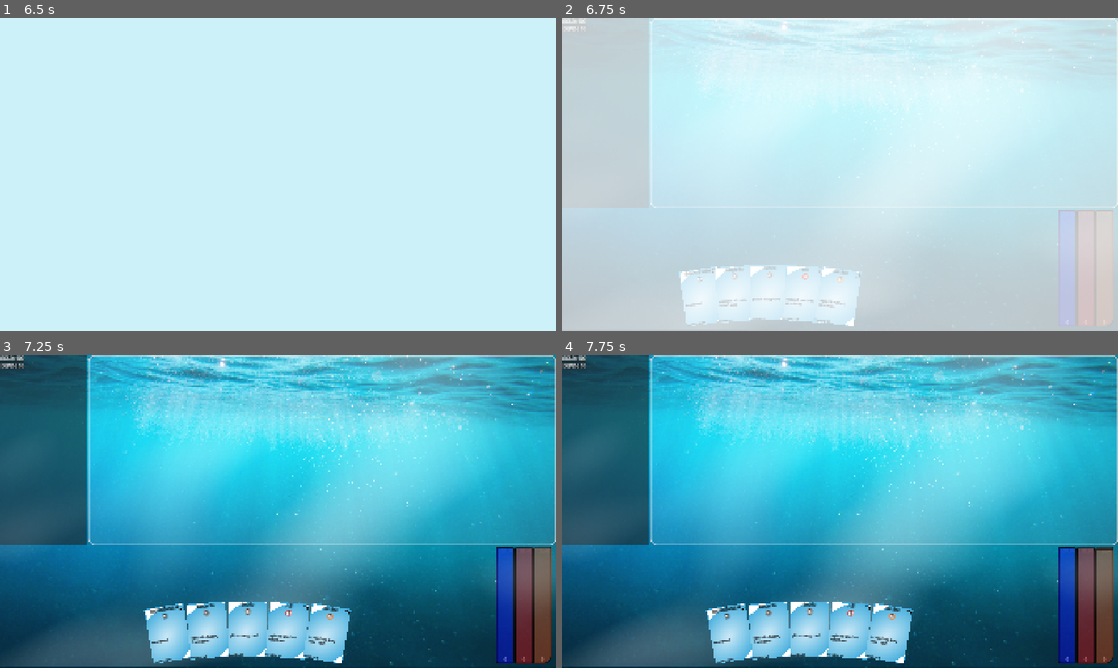
Above: before the commit, frames 1-4 (two rows, left to right).
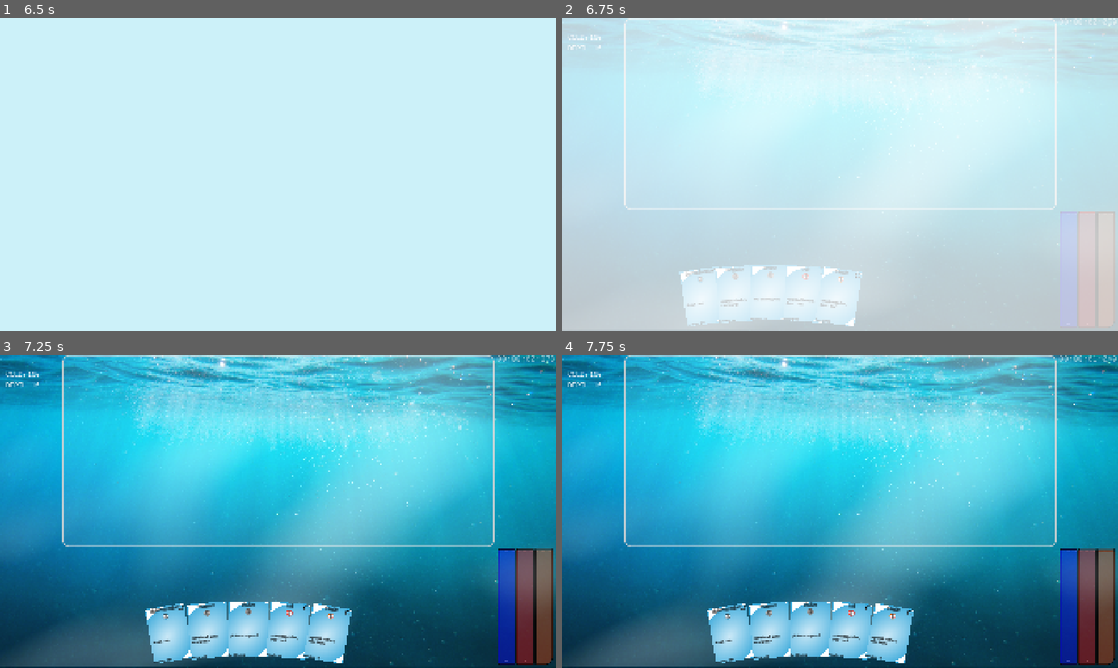
Above: after the commit, the same moments.

Repository: rosswolf/Tourbillon
Game: Godot game, scene res://src/scenes/main_menu.tscn
Same seed, same stepped clock (60 frames per second), same inputs: the game is played once before the commit and once after it. Sound files missing from this copy of the repository are replaced by a short silence.
Inputs (mouse positions are in pixels of both pictures, inside the frame that each line leads up to; where the layout moved, square brackets give the same spot in the first picture):
- Up to frame 1 (6.5 s): click "Play" at 0.5 s; move the mouse to (400, 158) at 1.27 s; click (400, 158) at 1.42 s; tap Enter at 2, 3.5, 5 s; drag from (166, 190) to (250, 237) at 2.02 s; tap Space at 2.75, 4.25, 5.75 s; move the mouse to (333, 105) at 2.77 s; click (333, 105) at 2.92 s; drag from (250, 237) to (111, 127) at 3.52 s; move the mouse to (444, 221) at 4.27 s; click (444, 221) at 4.42 s; drag from (111, 127) to (194, 96) at 5.02 s; move the mouse to (305, 174) at 5.77 s; click (305, 174) at 5.92 s
- Up to frame 2 (6.75 s): drag from (756, 96) to (728, 190) at 6.52 s
- Up to frame 3 (7.25 s): no input
- Up to frame 4 (7.75 s): click (639, 373) [667, 373] at 7.25 s

Frame 1 is identical in both runs. In frame 2, 8.1% of the frame differs, in the area x 0-100%, y 0-99%; in frame 3, 13%; in frame 4, 13%, in the area x 0-100%, y 0-100%.

Commit message:
global timer, monspace font

Diff:
--- a/elastic-app/app/project.godot
+++ b/elastic-app/app/project.godot
@@ -10,7 +10,7 @@
 
 [application]
 
-config/name="EngineSurvival"
+config/name="Elastic"
 run/main_scene="uid://df7u4tefo5lc3"
 config/features=PackedStringArray("4.4", "Mobile")
 config/icon="res://icon.svg"
--- a/elastic-app/app/src/scenes/game.gd
+++ b/elastic-app/app/src/scenes/game.gd
@@ -32,6 +32,7 @@
 	UiController.meters = meters
 
 	GlobalSignals.signal_ui_started_game()
+	%GlobalTimer.start()
 
 
 func __on_audio_finished():
@@ -40,7 +41,7 @@
 
 # Called every frame. 'delta' is the elapsed time since the previous frame.
 func _process(delta: float) -> void:
-	pass
+	%GlobalTimeLabel.text = format_elapsed_time_hex(%GlobalTimer)
 
 func __end_turn() -> void:
 	GlobalGameManager.end_turn()
@@ -80,6 +81,30 @@
 	else:
 		return 0.0
 
+func format_elapsed_time(timer: Timer) -> String:
+	var elapsed = timer.wait_time - timer.time_left
+	return format_time_string(elapsed)
+
+func format_time_string(time_seconds: float) -> String:
+	var hours = int(time_seconds) / 3600
+	var minutes = (int(time_seconds) % 3600) / 60
+	var seconds = int(time_seconds) % 60
+	var milliseconds = int((time_seconds - int(time_seconds)) * 1000)
+
+	return "%02d:%02d:%02d:%03d" % [hours, minutes, seconds, milliseconds]
+
+func format_elapsed_time_hex(timer: Timer) -> String:
+	var elapsed = timer.wait_time - timer.time_left
+	return format_time_string_hex(elapsed)
+
+func format_time_string_hex(time_seconds: float) -> String:
+	var hours = int(time_seconds) / 3600
+	var minutes = (int(time_seconds) % 3600) / 60
+	var seconds = int(time_seconds) % 60
+	var milliseconds = int((time_seconds - int(time_seconds)) * 1000)
+
+	return "%02X:%02X:%02X:%03X" % [hours, minutes, seconds, milliseconds]
+
 func __on_relic_removed(relic_instance_id: String) -> void:
 	#TODO: slow implementation, if needed make a scene for containing the relics
 	var children: Array[Node] = %RelicGridContainer.get_children()
--- a/elastic-app/app/src/scenes/game.tscn
+++ b/elastic-app/app/src/scenes/game.tscn
@@ -6,12 +6,17 @@
 [ext_resource type="PackedScene" uid="uid://dx62gxy64qd47" path="res://src/scenes/ui/hud/menu_bar.tscn" id="3_bd8mh"]
 [ext_resource type="PackedScene" uid="uid://dbu6a2pg1iju5" path="res://src/scenes/ui/hand/HandContainer.tscn" id="3_yufto"]
 [ext_resource type="PackedScene" uid="uid://3yoqe2hx1j1g" path="res://src/scenes/ui/battleground/ui_battleground.tscn" id="4_5dxuo"]
+[ext_resource type="FontFile" uid="uid://b73jymev43fu5" path="res://ofl_font_assets/BrassMonoRegular-d9WLg.ttf" id="5_bd8mh"]
 [ext_resource type="PackedScene" uid="uid://cupye5bbn2jch" path="res://src/scenes/ui/resources/air_meter.tscn" id="8_bd8mh"]
 [ext_resource type="Shader" uid="uid://dktsayggtgauf" path="res://src/scenes/water_effect.gdshader" id="9_h2mn8"]
 [ext_resource type="PackedScene" uid="uid://cka5aovpfoi80" path="res://src/scenes/ui/click_and_drag/click_and_drag.tscn" id="10_6e0h8"]
 [ext_resource type="PackedScene" uid="uid://dckcqckqo0abj" path="res://src/scenes/ui/hud/HUD.tscn" id="10_bd8mh"]
 
 [sub_resource type="StyleBoxEmpty" id="StyleBoxEmpty_gh3at"]
+
+[sub_resource type="StyleBoxEmpty" id="StyleBoxEmpty_6e0h8"]
+
+[sub_resource type="StyleBoxEmpty" id="StyleBoxEmpty_bd8mh"]
 
 [sub_resource type="StyleBoxEmpty" id="StyleBoxEmpty_flib5"]
 
@@ -72,14 +77,30 @@
 layout_mode = 2
 
 [node name="ResourcesContainer" type="PanelContainer" parent="Background/MainVBoxContainer/PanelContainer/TopHBoxContainer"]
-custom_minimum_size = Vector2(300, 0)
-layout_mode = 2
+custom_minimum_size = Vector2(210, 0)
+layout_mode = 2
+theme_override_styles/panel = SubResource("StyleBoxEmpty_6e0h8")
 
 [node name="RevealedResourcesPanel" parent="Background/MainVBoxContainer/PanelContainer/TopHBoxContainer/ResourcesContainer" instance=ExtResource("3_6e0h8")]
 layout_mode = 2
 
 [node name="UiBattleground" parent="Background/MainVBoxContainer/PanelContainer/TopHBoxContainer" instance=ExtResource("4_5dxuo")]
 layout_mode = 2
+
+[node name="PanelContainer" type="PanelContainer" parent="Background/MainVBoxContainer/PanelContainer/TopHBoxContainer"]
+custom_minimum_size = Vector2(210, 0)
+layout_mode = 2
+theme_override_styles/panel = SubResource("StyleBoxEmpty_bd8mh")
+
+[node name="GlobalTimeLabel" type="Label" parent="Background/MainVBoxContainer/PanelContainer/TopHBoxContainer/PanelContainer"]
+unique_name_in_owner = true
+layout_mode = 2
+size_flags_vertical = 0
+theme_override_colors/font_color = Color(1, 1, 1, 0.537255)
+theme_override_fonts/font = ExtResource("5_bd8mh")
+theme_override_font_sizes/font_size = 30
+text = "00:00:00:000"
+horizontal_alignment = 1
 
 [node name="MenuBar" parent="Background/MainVBoxContainer" instance=ExtResource("3_bd8mh")]
 visible = false
@@ -127,7 +148,7 @@
 [node name="MarginContainer" type="MarginContainer" parent="Background/MainVBoxContainer/BotHBoxContainer"]
 layout_mode = 2
 theme_override_constants/margin_right = 0
-theme_override_constants/margin_bottom = 20
+theme_override_constants/margin_bottom = 15
 
 [node name="PanelContainer" type="PanelContainer" parent="Background/MainVBoxContainer/BotHBoxContainer/MarginContainer"]
 layout_mode = 2
@@ -142,7 +163,7 @@
 
 [node name="MarginContainer2" type="MarginContainer" parent="Background/MainVBoxContainer/BotHBoxContainer"]
 layout_mode = 2
-theme_override_constants/margin_bottom = 20
+theme_override_constants/margin_bottom = 15
 
 [node name="PanelContainer" type="PanelContainer" parent="Background/MainVBoxContainer/BotHBoxContainer/MarginContainer2"]
 layout_mode = 2
@@ -157,8 +178,8 @@
 
 [node name="MarginContainer3" type="MarginContainer" parent="Background/MainVBoxContainer/BotHBoxContainer"]
 layout_mode = 2
-theme_override_constants/margin_right = 20
-theme_override_constants/margin_bottom = 20
+theme_override_constants/margin_right = 15
+theme_override_constants/margin_bottom = 15
 
 [node name="PanelContainer" type="PanelContainer" parent="Background/MainVBoxContainer/BotHBoxContainer/MarginContainer3"]
 layout_mode = 2
@@ -192,3 +213,8 @@
 [node name="AudioStreamPlayer" type="AudioStreamPlayer" parent="."]
 unique_name_in_owner = true
 volume_db = -8.117
+
+[node name="GlobalTimer" type="Timer" parent="."]
+unique_name_in_owner = true
+wait_time = 1e+13
+autostart = true
--- a/elastic-app/app/src/scenes/ui/resources/air_meter.gd
+++ b/elastic-app/app/src/scenes/ui/resources/air_meter.gd
@@ -174,7 +174,7 @@
 	var minute: int = time_left / 60
 	var second: int = fmod(time_left, 60)
 	var centisecond: int = int(fmod(time_left, 1.0) * 100)
-	return str(minute) + ":" + "%02d" % second + "." + "%02d" % centisecond
+	return str(minute) + ":" + "%02X" % second + "." + "%02X" % centisecond
 
 func get_whole_remaining_units():
 	return int(floor(current_energy))
--- a/elastic-app/app/src/scenes/ui/resources/air_meter.tscn
+++ b/elastic-app/app/src/scenes/ui/resources/air_meter.tscn
@@ -1,6 +1,7 @@
-[gd_scene load_steps=9 format=3 uid="uid://cupye5bbn2jch"]
+[gd_scene load_steps=10 format=3 uid="uid://cupye5bbn2jch"]
 
 [ext_resource type="Script" uid="uid://degkdcgeu02n5" path="res://src/scenes/ui/resources/air_meter.gd" id="1_lohet"]
+[ext_resource type="FontFile" uid="uid://b73jymev43fu5" path="res://ofl_font_assets/BrassMonoRegular-d9WLg.ttf" id="2_jh6ji"]
 
 [sub_resource type="StyleBoxEmpty" id="StyleBoxEmpty_svue2"]
 
@@ -71,8 +72,9 @@
 [node name="Label" type="Label" parent="PanelContainer/HBoxContainer/VBoxContainer/PanelContainer/VBoxContainer/MarginContainer"]
 layout_mode = 2
 size_flags_vertical = 8
-theme_override_colors/font_color = Color(1, 1, 1, 0.172549)
-theme_override_font_sizes/font_size = 15
+theme_override_colors/font_color = Color(1, 1, 1, 0.4)
+theme_override_fonts/font = ExtResource("2_jh6ji")
+theme_override_font_sizes/font_size = 14
 text = "1:32.84"
 horizontal_alignment = 1
 
@@ -101,6 +103,7 @@
 
 [node name="UnitsDisplay" type="Label" parent="PanelContainer/HBoxContainer/VBoxContainer/PanelContainer/VBoxContainer/MarginContainer2"]
 layout_mode = 2
+theme_override_fonts/font = ExtResource("2_jh6ji")
 theme_override_font_sizes/font_size = 15
 text = ">100"
 horizontal_alignment = 1
--- a/elastic-app/app/src/scenes/ui/resources/revealed_resources_panel.tscn
+++ b/elastic-app/app/src/scenes/ui/resources/revealed_resources_panel.tscn
@@ -1,34 +1,49 @@
-[gd_scene load_steps=2 format=3 uid="uid://cdrmk3kaqi6nh"]
+[gd_scene load_steps=4 format=3 uid="uid://cdrmk3kaqi6nh"]
 
 [ext_resource type="Script" uid="uid://d4g3ldqhweeoa" path="res://src/scenes/ui/resources/revealed_resources_panel.gd" id="1_qjm2q"]
+[ext_resource type="FontFile" uid="uid://b73jymev43fu5" path="res://ofl_font_assets/BrassMonoRegular-d9WLg.ttf" id="2_4ocfc"]
+
+[sub_resource type="StyleBoxEmpty" id="StyleBoxEmpty_snos3"]
 
 [node name="RevealedResourcesPanel" type="Control"]
 layout_mode = 3
 anchors_preset = 0
 script = ExtResource("1_qjm2q")
 
-[node name="RevealedResourceVbox" type="VBoxContainer" parent="."]
+[node name="ResourceMargin" type="MarginContainer" parent="."]
+layout_mode = 2
+theme_override_constants/margin_left = 10
+theme_override_constants/margin_top = 50
+
+[node name="RevealedResourceVbox" type="VBoxContainer" parent="ResourceMargin"]
 unique_name_in_owner = true
-layout_mode = 0
+layout_mode = 2
 
-[node name="ResourceContainerTemplate" type="PanelContainer" parent="RevealedResourceVbox"]
+[node name="ResourceContainerTemplate" type="PanelContainer" parent="ResourceMargin/RevealedResourceVbox"]
 unique_name_in_owner = true
 visible = false
 layout_mode = 2
+theme_override_styles/panel = SubResource("StyleBoxEmpty_snos3")
 
-[node name="MarginContainer" type="MarginContainer" parent="RevealedResourceVbox/ResourceContainerTemplate"]
+[node name="MarginContainer" type="MarginContainer" parent="ResourceMargin/RevealedResourceVbox/ResourceContainerTemplate"]
 layout_mode = 2
+theme_override_constants/margin_left = 10
+theme_override_constants/margin_top = 5
 
-[node name="HBoxContainer" type="HBoxContainer" parent="RevealedResourceVbox/ResourceContainerTemplate/MarginContainer"]
+[node name="HBoxContainer" type="HBoxContainer" parent="ResourceMargin/RevealedResourceVbox/ResourceContainerTemplate/MarginContainer"]
 layout_mode = 2
 size_flags_horizontal = 8
 
-[node name="ResourceLabel" type="Label" parent="RevealedResourceVbox/ResourceContainerTemplate/MarginContainer/HBoxContainer"]
+[node name="ResourceLabel" type="Label" parent="ResourceMargin/RevealedResourceVbox/ResourceContainerTemplate/MarginContainer/HBoxContainer"]
 layout_mode = 2
 size_flags_horizontal = 8
+theme_override_fonts/font = ExtResource("2_4ocfc")
+theme_override_font_sizes/font_size = 25
 text = "Eggs:"
 
-[node name="ResourceAmount" type="Label" parent="RevealedResourceVbox/ResourceContainerTemplate/MarginContainer/HBoxContainer"]
+[node name="ResourceAmount" type="Label" parent="ResourceMargin/RevealedResourceVbox/ResourceContainerTemplate/MarginContainer/HBoxContainer"]
 layout_mode = 2
 size_flags_horizontal = 8
+theme_override_fonts/font = ExtResource("2_4ocfc")
+theme_override_font_sizes/font_size = 25
 text = " 2"
Binary file added: elastic-app/app/ofl_font_assets/BrassMonoRegular-d9WLg.ttf
Not shown, added: elastic-app/app/ofl_font_assets/BrassMonoRegular-d9WLg.ttf.import
Binary file added: elastic-app/app/ofl_font_assets/charger-monospace-font/ChargerMonospace-Al2m.otf
Not shown, added: elastic-app/app/ofl_font_assets/charger-monospace-font/ChargerMonospace-Al2m.otf.import
Binary file added: elastic-app/app/ofl_font_assets/charger-monospace-font/ChargerMonospaceCondensed-qWa0.otf
Not shown, added: elastic-app/app/ofl_font_assets/charger-monospace-font/ChargerMonospaceCondensed-qWa0.otf.import
Binary file added: elastic-app/app/ofl_font_assets/charger-monospace-font/ChargerMonospaceCondensedItalic-VnpV.otf
Not shown, added: elastic-app/app/ofl_font_assets/charger-monospace-font/ChargerMonospaceCondensedItalic-VnpV.otf.import
Not shown, added: elastic-app/app/ofl_font_assets/charger-monospace-font/ChargerMonospaceExtended-JK9n.otf.import
Binary file added: elastic-app/app/ofl_font_assets/charger-monospace-font/ChargerMonospaceExtendedItalic-GYPZ.otf
Not shown, added: elastic-app/app/ofl_font_assets/charger-monospace-font/ChargerMonospaceExtendedItalic-GYPZ.otf.import
Binary file added: elastic-app/app/ofl_font_assets/charger-monospace-font/ChargerMonospaceItalic-j3X7.otf
(and 5 more such lines)
